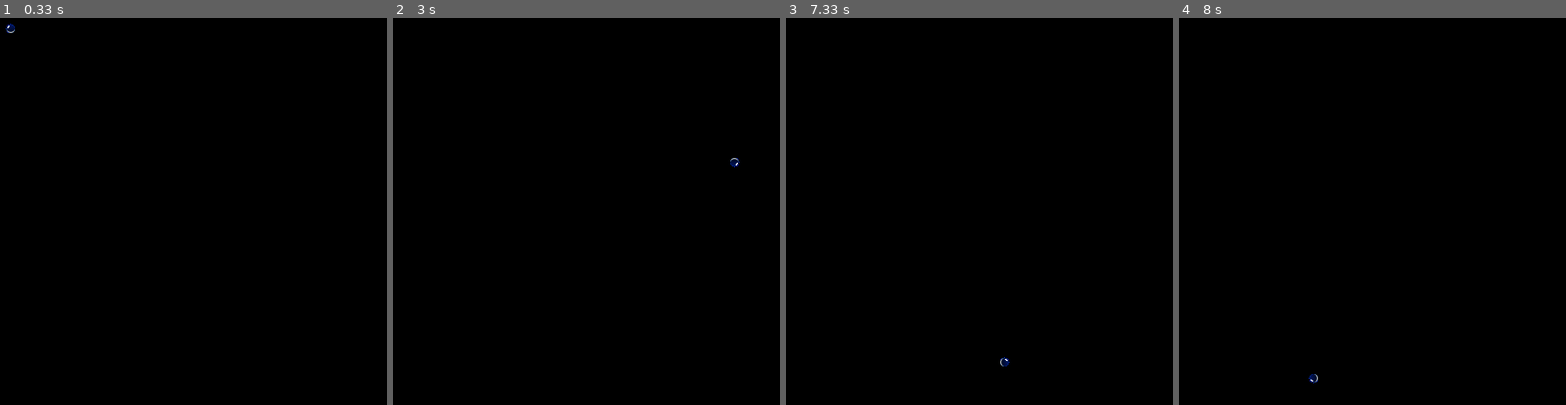
Above: before the commit, frames 1-4 (left to right).
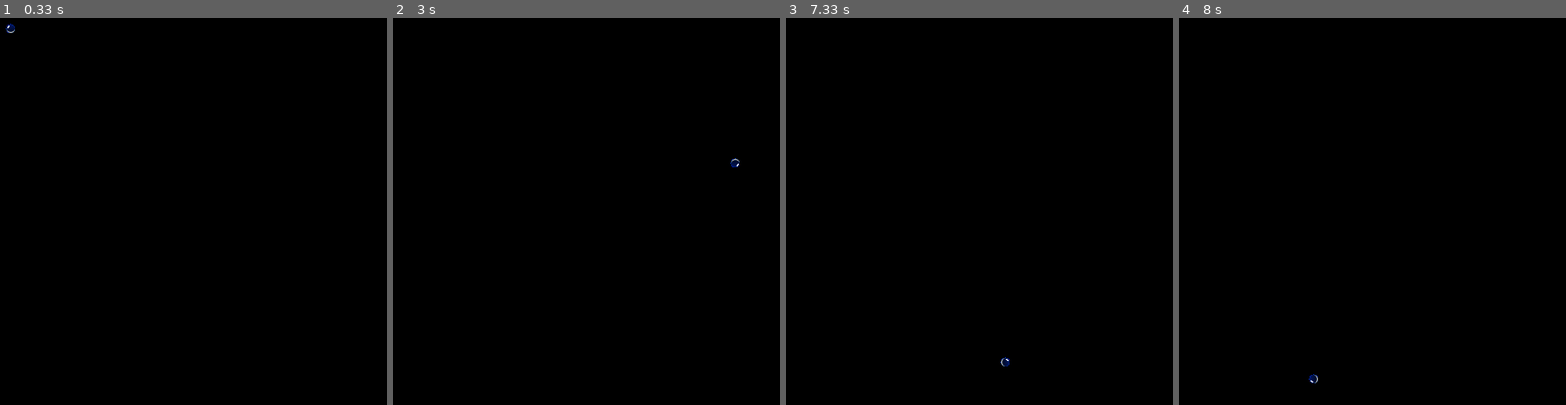
Above: after the commit, the same moments.

Repository: adamsralf/pygame_mouse
Game: pygame game, started from maus.py
Two runs of this game, one before a commit and one after it. Both use one fixed random seed, a clock stepped at 60 frames per second and the inputs below.
Inputs (mouse positions are in pixels of both pictures, inside the frame that each line leads up to):
- Up to frame 1 (0.33 s): no input
- Up to frame 2 (3 s): right-click (590, 246) at 0.38 s; click (451, 215) at 0.72 s; click (outside the picture) at 1.05 s; click (652, 261) at 1.38 s; click (outside the picture) at 1.72 s; click (586, 281) at 2.05 s; click (733, 300) at 2.38 s; click (733, 161) at 2.72 s
- Up to frame 3 (7.33 s): click (1153, 199) at 3.05 s; click (1099, 114) at 3.38 s; click (809, 21) at 3.72 s; click (847, 308) at 4.05 s; click (855, 114) at 4.38 s; click (1130, 273) at 4.72 s; click (1095, 137) at 5.05 s; click (867, 254) at 5.38 s; click (844, 64) at 5.72 s; click (1080, 401) at 6.05 s; click (944, 41) at 6.38 s; click (1018, 122) at 6.72 s; click (1006, 362) at 7.05 s
- Up to frame 4 (8 s): click (outside the picture) at 7.38 s; click (1314, 377) at 7.72 s

Frame 1 is identical in both runs. In frame 2, less than 0.1% of the frame differs, in the area x 87-90%, y 36-39%; in frame 3, less than 0.1%; in frame 4, less than 0.1%.

Commit message:
Bugfix: Rotation
The rotation destroyed the original image.

Diff:
--- a/maus.py
+++ b/maus.py
@@ -8,6 +8,7 @@
 class Settings:
     """Container of project global settings.
     """
+    fps = 60
     window = {'width': 600, 'height': 600}
     path = {}
     path['file'] = os.path.dirname(os.path.abspath(__file__))
@@ -64,12 +65,12 @@
     def rotate_left(self):
         """Rotates the ball 90 degrees to the left.
         """
-        self.image_orig = pygame.transform.rotate(self.image, 90)
+        self.image_orig = pygame.transform.rotate(self.image_orig, 90)
 
     def rotate_right(self):
         """Rotates the ball 90 degrees to the right.
         """
-        self.image_orig = pygame.transform.rotate(self.image, -90)
+        self.image_orig = pygame.transform.rotate(self.image_orig, -90)
 
     def scale_up(self):
         """Increase the radius by one pixel.
@@ -111,16 +112,14 @@
     # Preparation
     os.environ['SDL_VIDEO_WINDOW_POS'] = "650, 70"
 
-    #pylint: disable=no-member
     pygame.init()
-    #pylint: enable=no-member
     clock = pygame.time.Clock()
     screen = pygame.display.set_mode(Settings.get_dim())
     ball = pygame.sprite.GroupSingle(Ball())
 
     running = True
     while running:
-        clock.tick(60)
+        clock.tick(Settings.fps)
         ball.sprite.set_center(pygame.mouse.get_pos())  # this differs from the video solution
         pygame.mouse.set_visible(not Settings.inner_rect.collidepoint(ball.sprite.rect.center))
         for event in pygame.event.get():
@@ -150,6 +149,4 @@
         pygame.display.flip()
 
     # bye bye
-    #pylint: disable=no-member
     pygame.quit()
-    #pylint: enable=no-member
